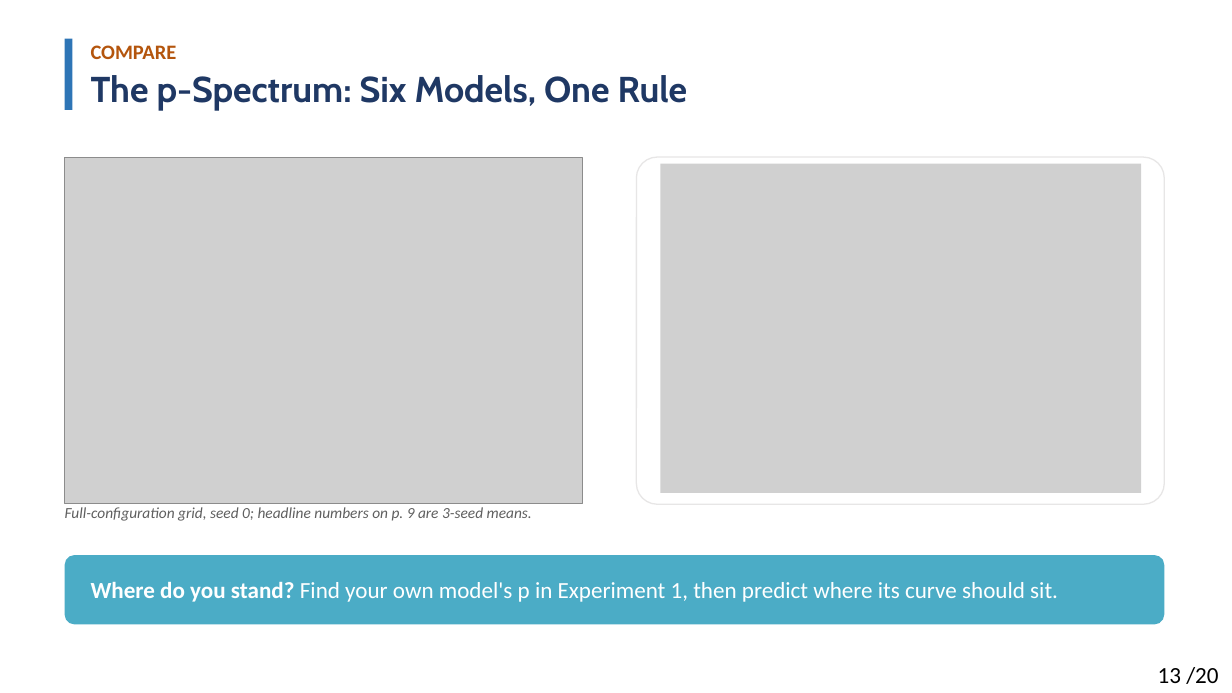
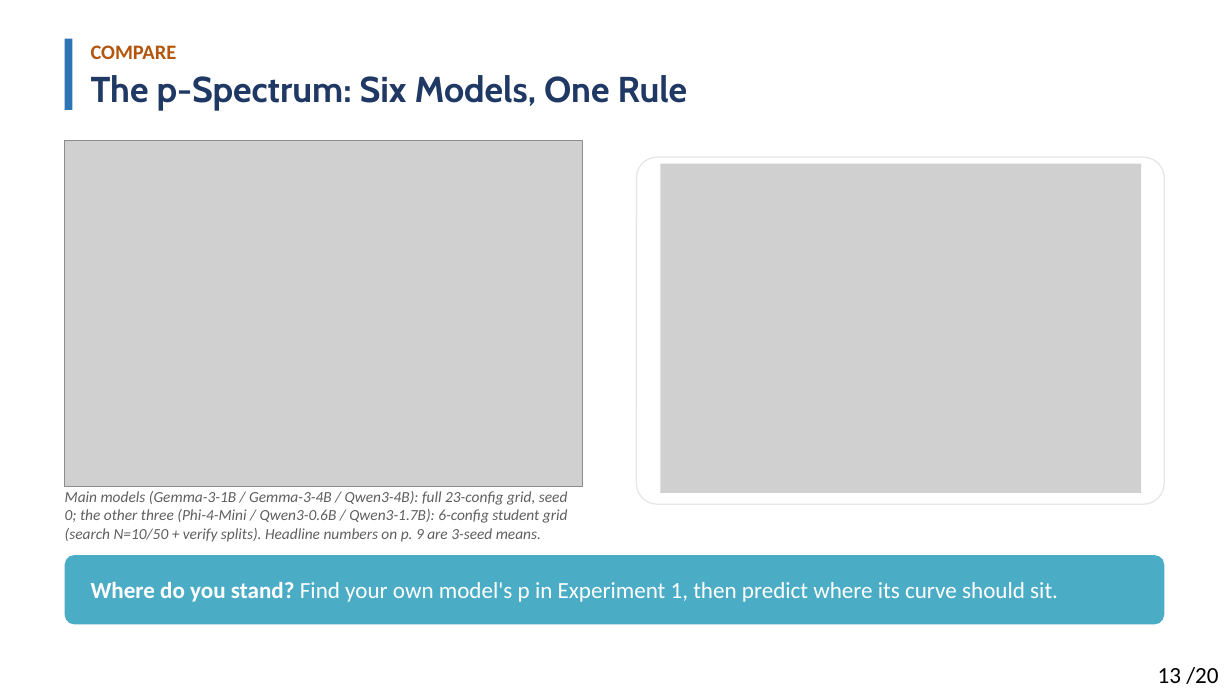
Before and after one commit to Solitus0726/search-vs-verify-course, a slide deck: slide 13 of slides/lecture_slides.pptx. Drawn at 1232x693 pixels with LibreOffice and Linux fonts; fonts in the diff are those of the drawing; grey boxes stand for pictures. Boxes give left, top, right and bottom in pixels: in the first picture for what was removed or moved away, otherwise in the second. Text is boxed around its words. In the diff, an @@ line names an element or a change of style, - is before the commit and + after.

```diff
--- a/slides/lecture_slides.pptx
+++ b/slides/lecture_slides.pptx
@@ picture: place and size @@
-picture at bbox=[65, 157, 582, 504]
+picture at bbox=[65, 140, 582, 487]
@@ text at bbox=[65, 491, 568, 542]: text changed @@
-Full-configuration grid, seed 0; headline numbers on p. 9 are 3-seed means.
+Main models (Gemma-3-1B / Gemma-3-4B / Qwen3-4B): full 23-config grid, seed 0; the other three (Phi-4-Mini / Qwen3-0.6B / Qwen3-1.7B): 6-config student grid (search N=10/50 + verify splits). Headline numbers on p. 9 are 3-seed means.
```
Also in this commit, not shown: 10 other slides changed, 1 other file.
